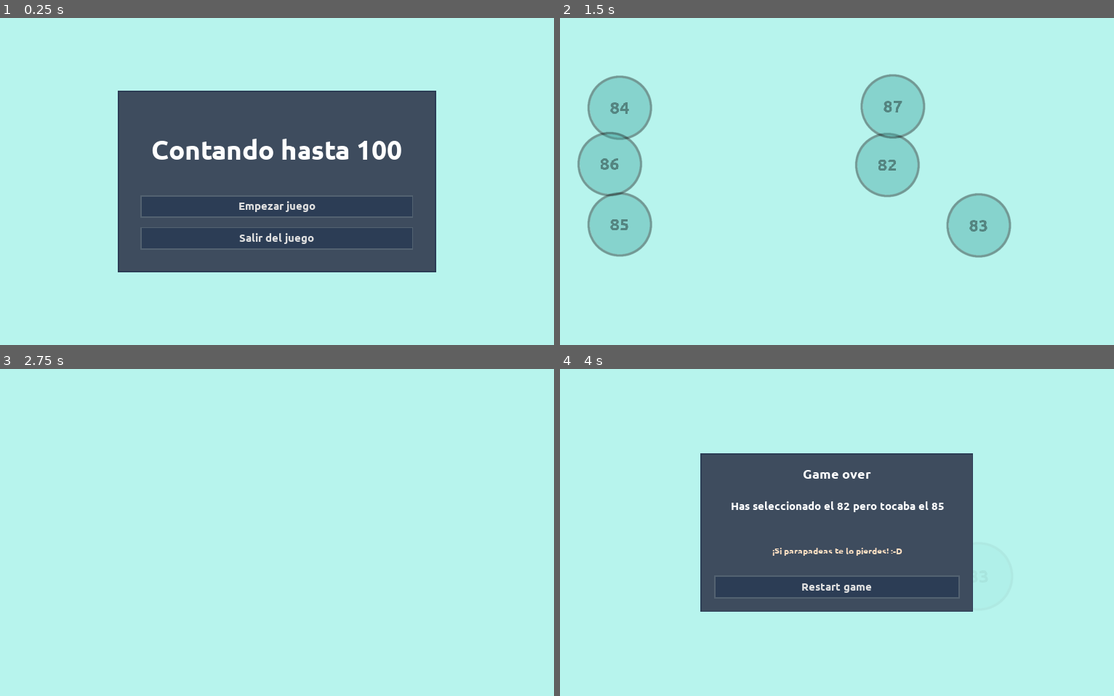
Above: before the commit, frames 1-4 (two rows, left to right).
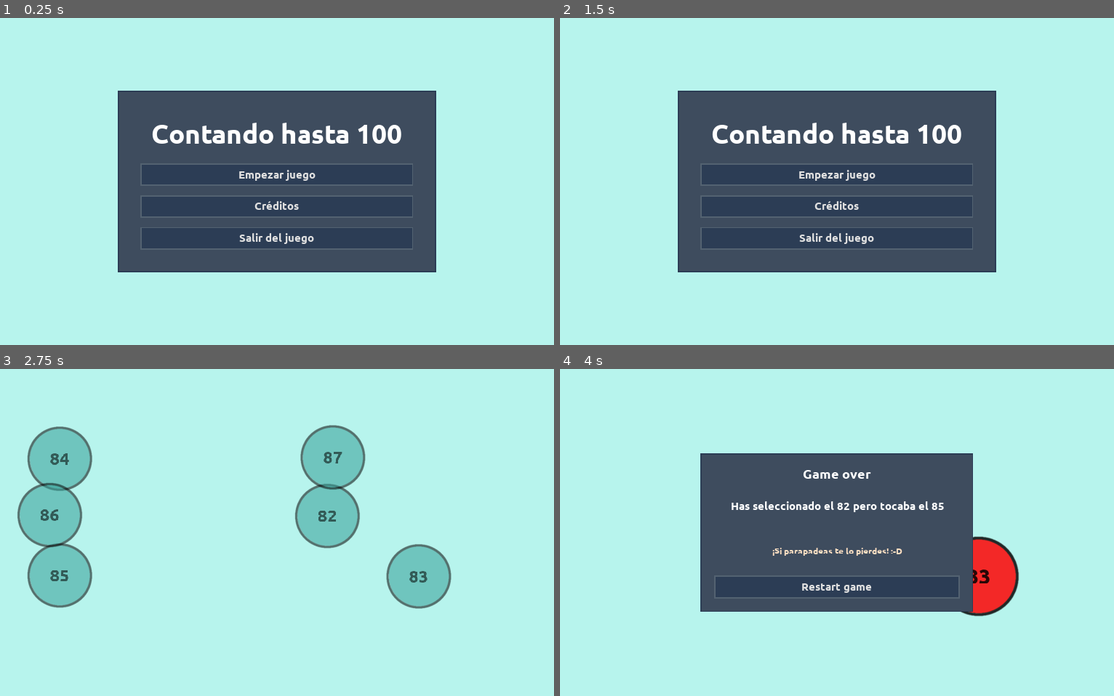
Above: after the commit, the same moments.

Repository: moisesjbc/contando-hasta-100
Game: Godot game, scene res://gui/main_menu/main_menu.tscn
The game is run twice, just before and just after one commit, with the same random seed, the same clock (stepped at 60 frames per second) and the same inputs.
Inputs (mouse positions are in pixels of both pictures, inside the frame that each line leads up to):
- Up to frame 1 (0.25 s): no input
- Up to frame 2 (1.5 s): click (837, 207) at 0.5 s, where only the run after the commit has a clickable "Créditos"; click (837, 305) at 1.25 s, where only the run after the commit has a clickable "Volver al menú principal"
- Up to frame 3 (2.75 s): click (277, 525) at 2 s, where only the run after the commit has a clickable "Empezar juego"
- Up to frame 4 (4 s): move the mouse to (886, 516) at 2.77 s; click (886, 516) at 2.92 s; move the mouse to (981, 575) at 3.52 s; click (981, 575) at 3.67 s

The runs differ from the first frame. In frame 1, 2.7% of the frame differs, in the area x 27-73%, y 32-60%; in frame 2, 38%, in the area x 3-82%, y 17-78%; in frame 3, 11%; in frame 4, 1.7%.

Commit message:
Add credits menu

Diff:
--- /dev/null
+++ b/godot-project/gui/credits_menu/credits_menu.gd
@@ -0,0 +1,14 @@
+extends Control
+
+
+
+
+func _on_text_meta_clicked(meta):
+	print("META ", meta)
+	var error_code = OS.shell_open(meta)
+	if error_code != 0:
+		print('ERROR opening ' + meta + ' - error code: ' + str(error_code))
+
+
+func _on_return_to_main_menu_button_pressed():
+	get_tree().change_scene("res://gui/main_menu/main_menu.tscn")
--- /dev/null
+++ b/godot-project/gui/credits_menu/credits_menu.tscn
@@ -0,0 +1,107 @@
+[gd_scene load_steps=7 format=2]
+
+[ext_resource path="res://gui/panel/panel.tscn" type="PackedScene" id=1]
+[ext_resource path="res://fonts/Ubuntu-B.ttf" type="DynamicFontData" id=2]
+[ext_resource path="res://gui/credits_menu/credits_menu.gd" type="Script" id=3]
+[ext_resource path="res://gui/button/button.tscn" type="PackedScene" id=4]
+
+[sub_resource type="DynamicFont" id=1]
+size = 60
+font_data = ExtResource( 2 )
+
+[sub_resource type="DynamicFont" id=2]
+size = 30
+font_data = ExtResource( 2 )
+
+[node name="credits_menu" type="Control"]
+anchor_right = 1.0
+anchor_bottom = 1.0
+script = ExtResource( 3 )
+
+[node name="center_container" type="CenterContainer" parent="."]
+anchor_right = 1.0
+anchor_bottom = 1.0
+
+[node name="panel" parent="center_container" instance=ExtResource( 1 )]
+margin_left = 40.0
+margin_top = 10.0
+margin_right = 1240.0
+margin_bottom = 710.0
+rect_min_size = Vector2( 1200, 700 )
+
+[node name="margin_container" type="MarginContainer" parent="center_container/panel"]
+anchor_right = 1.0
+anchor_bottom = 1.0
+custom_constants/margin_right = 50
+custom_constants/margin_top = 50
+custom_constants/margin_left = 50
+custom_constants/margin_bottom = 50
+
+[node name="vbox_container" type="VBoxContainer" parent="center_container/panel/margin_container"]
+margin_left = 50.0
+margin_top = 50.0
+margin_right = 1150.0
+margin_bottom = 650.0
+custom_constants/separation = 20
+
+[node name="title" type="Label" parent="center_container/panel/margin_container/vbox_container"]
+margin_right = 1100.0
+margin_bottom = 68.0
+custom_fonts/font = SubResource( 1 )
+text = "CRÉDITOS"
+align = 1
+valign = 1
+
+[node name="body" type="ScrollContainer" parent="center_container/panel/margin_container/vbox_container"]
+margin_top = 88.0
+margin_right = 1100.0
+margin_bottom = 530.0
+size_flags_horizontal = 3
+size_flags_vertical = 3
+
+[node name="text" type="RichTextLabel" parent="center_container/panel/margin_container/vbox_container/body"]
+margin_right = 1100.0
+margin_bottom = 442.0
+size_flags_horizontal = 3
+size_flags_vertical = 3
+custom_fonts/normal_font = SubResource( 2 )
+bbcode_enabled = true
+bbcode_text = "[center][color=#ECA72C]Idea, diseño y programación[/color]
+[color=#E4FDE1]Moisés J. Bonilla Caraballo  ([url=\"https://www.moisesjose.com/\"]web[/url])[/color]
+
+[color=#ECA72C]Arte y sonido[/color]
+[color=#E4FDE1]Moisés J. Bonilla Caraballo  ([url=\"https://moisesjose.com/\"]web[/url])[/color]
+
+[color=#ECA72C]Música[/color]
+[color=#E4FDE1]Alejandro Sánchez Medina ([url=\"https://github.com/alejandrosame\"]web[/url])[/color]
+[/center]
+[center][color=#ECA72C]Herramientas usadas[/color]
+[color=#E4FDE1]Godot Engine ([url=\"https://godotengine.org/\"]web[/url])[/color]
+[color=#E4FDE1]Coolors ([url=\"https://coolors.co/\"]web[/url])[/color]
+
+[center][color=#ECA72C]Fuentes[/color]
+[color=#E4FDE1]Ubuntu font ([url=\"https://design.ubuntu.com/font/\"]web[/url])[/color]"
+text = "Idea, diseño y programación
+Moisés J. Bonilla Caraballo  (web)
+
+Arte y sonido
+Moisés J. Bonilla Caraballo  (web)
+
+Música
+Alejandro Sánchez Medina (web)
+
+Herramientas usadas
+Godot Engine (web)
+Coolors (web)
+
+Fuentes
+Ubuntu font (web)"
+
+[node name="return_to_main_menu_button" parent="center_container/panel/margin_container/vbox_container" instance=ExtResource( 4 )]
+margin_top = 550.0
+margin_right = 1100.0
+margin_bottom = 600.0
+text = "Volver al menú principal"
+
+[connection signal="meta_clicked" from="center_container/panel/margin_container/vbox_container/body/text" to="." method="_on_text_meta_clicked"]
+[connection signal="pressed" from="center_container/panel/margin_container/vbox_container/return_to_main_menu_button" to="." method="_on_return_to_main_menu_button_pressed"]
--- a/godot-project/gui/main_menu/main_menu.gd
+++ b/godot-project/gui/main_menu/main_menu.gd
@@ -11,3 +11,7 @@
 
 func _on_exit_game_button_pressed():
 	get_tree().quit()
+
+
+func _on_credits_menu_button_pressed():
+	get_tree().change_scene("res://gui/credits_menu/credits_menu.tscn")
--- a/godot-project/gui/main_menu/main_menu.tscn
+++ b/godot-project/gui/main_menu/main_menu.tscn
@@ -42,7 +42,7 @@
 
 [node name="Label" type="Label" parent="center_container/panel/margin_container/vbox_container"]
 margin_right = 600.0
-margin_bottom = 160.0
+margin_bottom = 90.0
 size_flags_horizontal = 3
 size_flags_vertical = 3
 custom_fonts/font = SubResource( 1 )
@@ -51,10 +51,16 @@
 valign = 1
 
 [node name="start_game_button" parent="center_container/panel/margin_container/vbox_container" instance=ExtResource( 3 )]
+margin_top = 110.0
+margin_right = 600.0
+margin_bottom = 160.0
+text = "Empezar juego"
+
+[node name="credits_menu_button" parent="center_container/panel/margin_container/vbox_container" instance=ExtResource( 3 )]
 margin_top = 180.0
 margin_right = 600.0
 margin_bottom = 230.0
-text = "Empezar juego"
+text = "Créditos"
 
 [node name="exit_game_button" parent="center_container/panel/margin_container/vbox_container" instance=ExtResource( 3 )]
 margin_top = 250.0
@@ -63,4 +69,5 @@
 text = "Salir del juego"
 
 [connection signal="pressed" from="center_container/panel/margin_container/vbox_container/start_game_button" to="." method="_on_start_game_button_pressed"]
+[connection signal="pressed" from="center_container/panel/margin_container/vbox_container/credits_menu_button" to="." method="_on_credits_menu_button_pressed"]
 [connection signal="pressed" from="center_container/panel/margin_container/vbox_container/exit_game_button" to="." method="_on_exit_game_button_pressed"]
